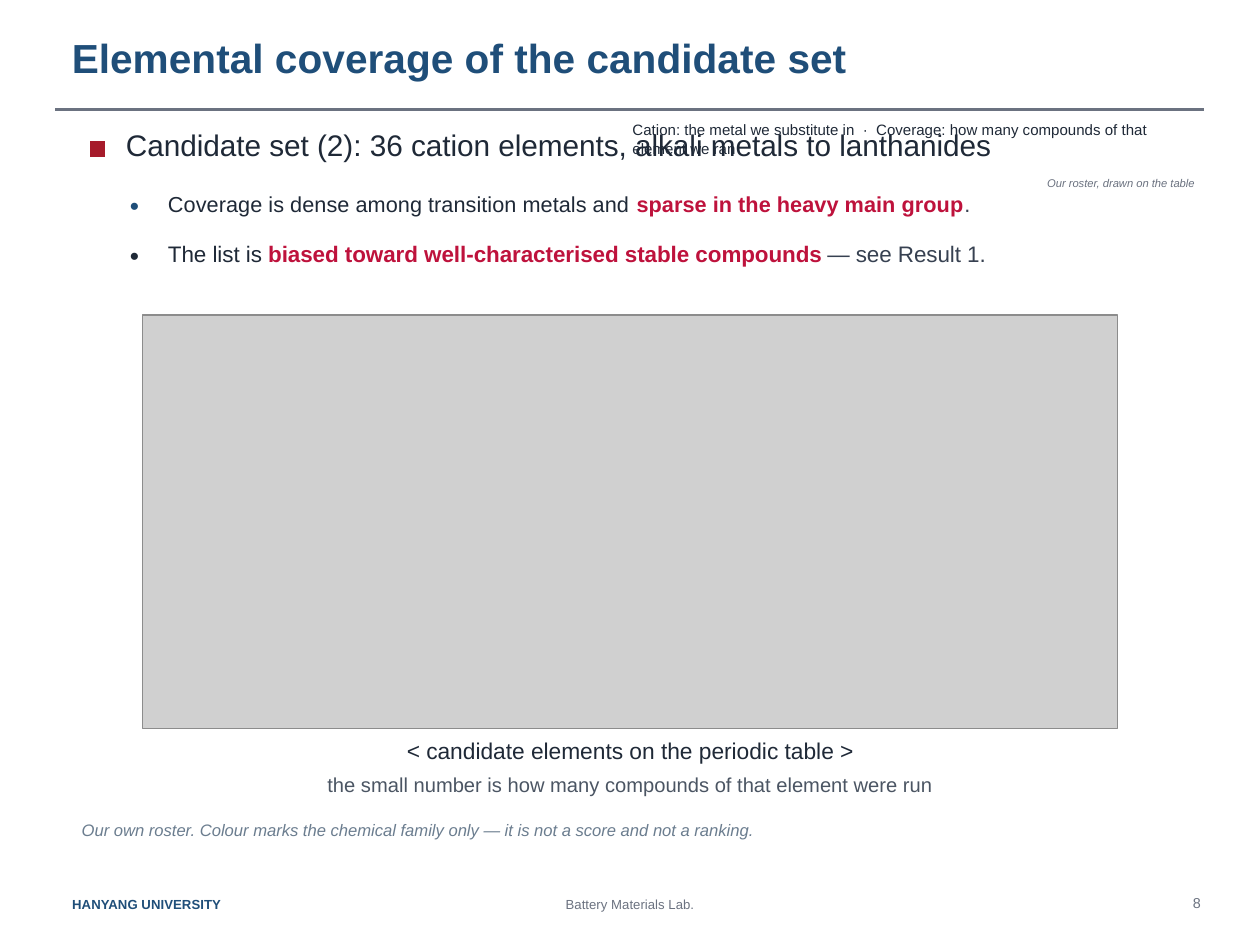
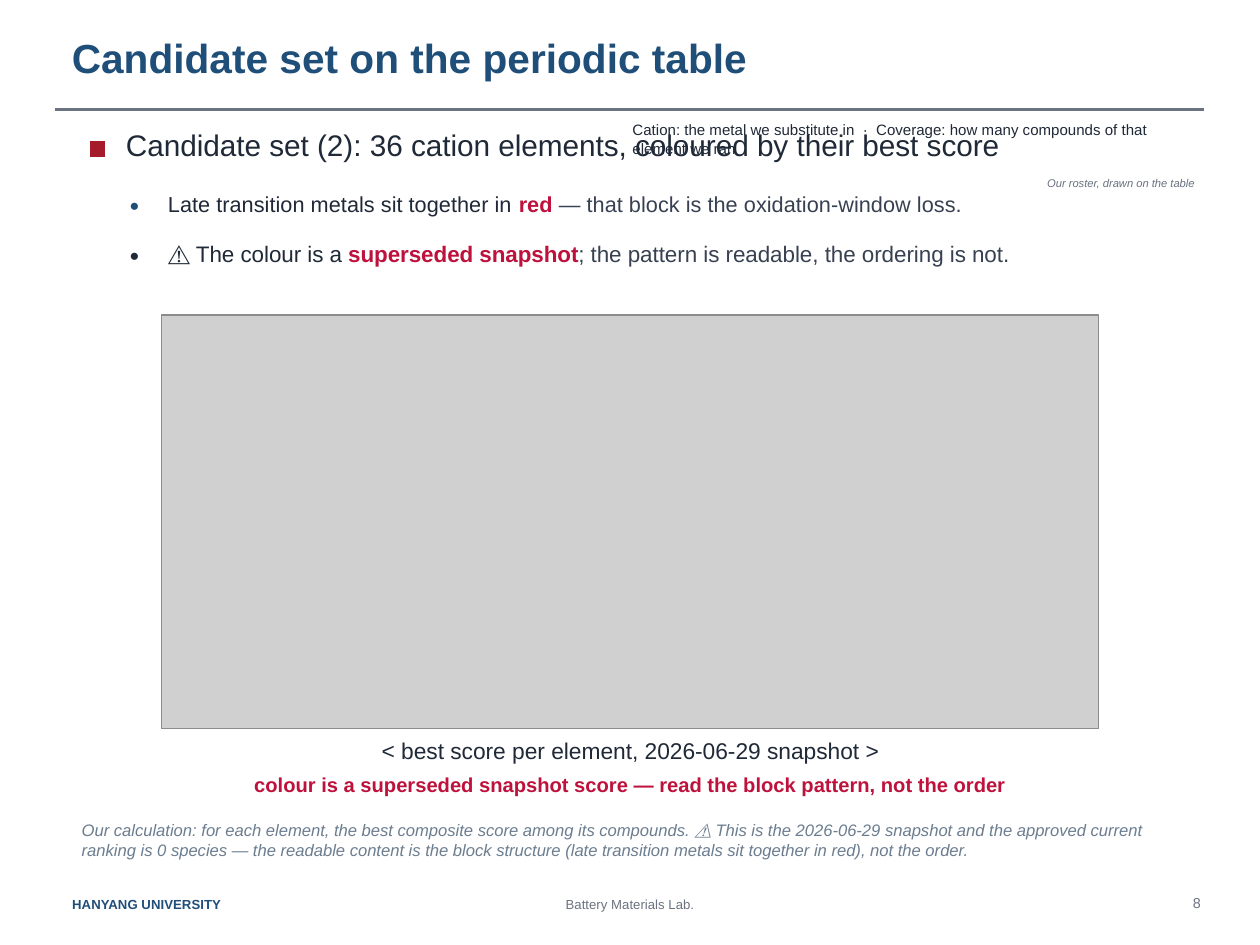
Before and after one commit to yonghoon7153-source/Yonghoon-DEM-DFT, a slide deck: slide 8 of docs/Research_Seminar_2026_08_cascade_story_v6.pptx. Drawn at 1260x945 pixels with LibreOffice and Linux fonts; fonts in the diff are those of the drawing; grey boxes stand for pictures. Boxes give left, top, right and bottom in pixels: in the first picture for what was removed or moved away, otherwise in the second. Text is boxed around its words. In the diff, an @@ line names an element or a change of style, - is before the commit and + after.

```diff
--- a/docs/Research_Seminar_2026_08_cascade_story_v6.pptx
+++ b/docs/Research_Seminar_2026_08_cascade_story_v6.pptx
@@ text at (72, 43, 747, 81): text changed @@
-Elemental coverage of the candidate set
+Candidate set on the periodic table
@@ text at (126, 133, 749, 162): text changed @@
-Candidate set (2): 36 cation elements, alkali metals to lanthanides
+Candidate set (2): 36 cation elements, coloured by their best score
@@ text at (168, 196, 962, 216): text changed; text colour #1F2937 to #374151 @@
-Coverage is dense among transition metals and sparse in the heavy main group.
+Late transition metals sit together in red — that block is the oxidation-window loss.
@@ text at (196, 245, 1009, 267): text changed; text colour #BE123C to #374151; bold off @@
-The list is biased toward well-characterised stable compounds — see Result 1.
+⚠ The colour is a superseded snapshot; the pattern is readable, the ordering is not.
@@ picture: place and size @@
-picture at (142, 315, 1116, 728)
+picture at (161, 315, 1099, 728)
@@ text at (401, 742, 859, 764): text changed @@
-< candidate elements on the periodic table >
+< best score per element, 2026-06-29 snapshot >
@@ text at (254, 777, 1005, 796): text changed; text colour #4B5563 to #BE123C; bold on @@
-the small number is how many compounds of that element were run
+colour is a superseded snapshot score — read the block pattern, not the order
@@ text at (82, 824, 1143, 860): text changed @@
-Our own roster. Colour marks the chemical family only — it is not a score and not a ranking.
+Our calculation: for each element, the best composite score among its compounds. ⚠ This is the 2026-06-29 snapshot and the approved current ranking is 0 species — the readable content is the block structure (late transition metals sit together in red), not the order.
```
Also in this commit, not shown: 5 other files.
